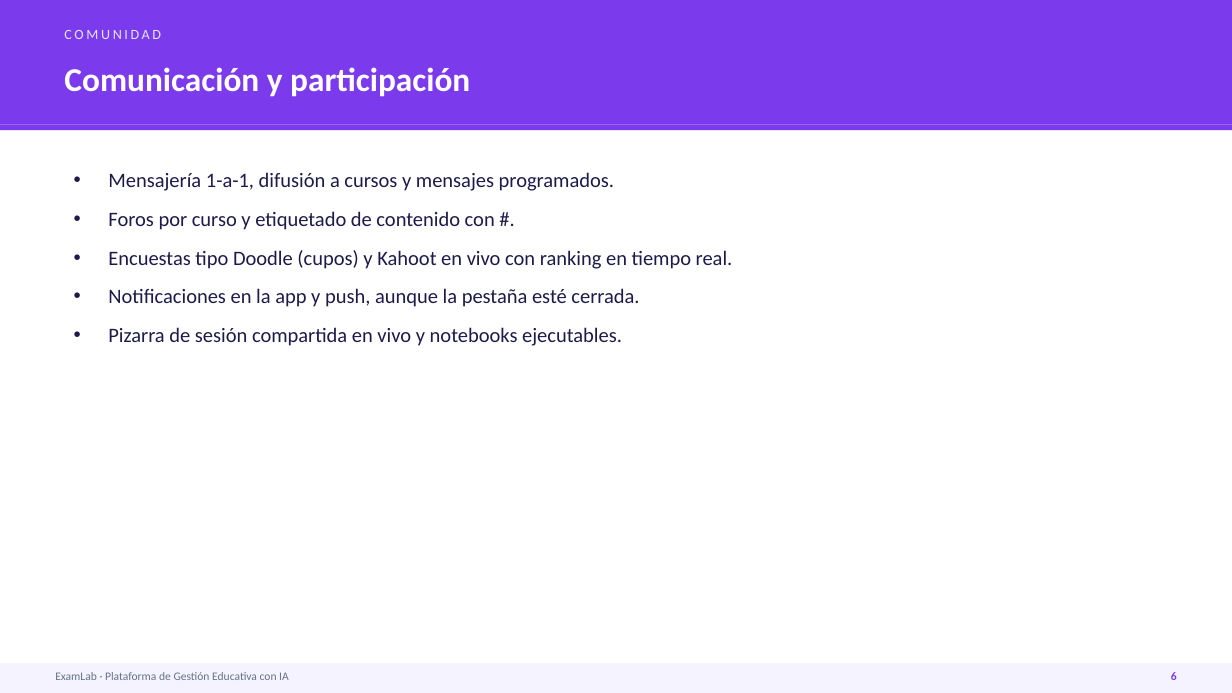
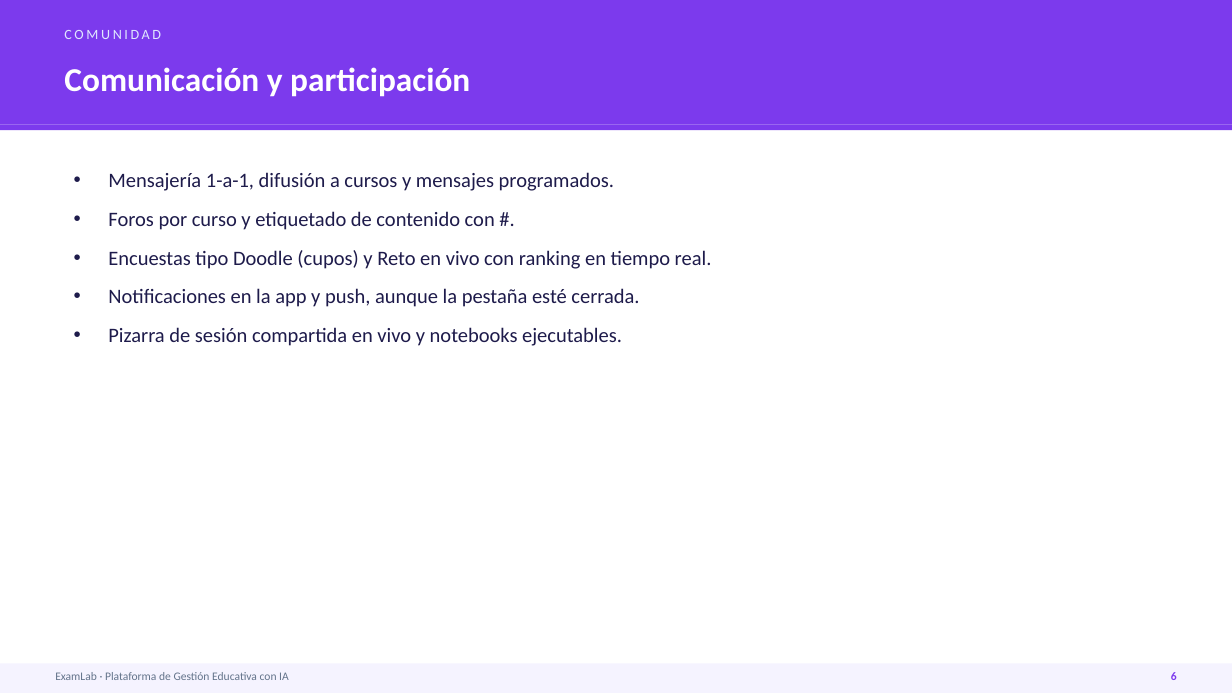
Before and after one commit to AndresDFX/examlab, a slide deck: slide 7 of docs/demos/presentacion/ExamLab-Presentacion-General.pptx. Drawn at 1232x693 pixels with LibreOffice and Linux fonts; fonts in the diff are those of the drawing. Boxes give left, top, right and bottom in pixels: in the first picture for what was removed or moved away, otherwise in the second. Text is boxed around its words. In the diff, an @@ line names an element or a change of style, - is before the commit and + after.

```diff
--- a/docs/demos/presentacion/ExamLab-Presentacion-General.pptx
+++ b/docs/demos/presentacion/ExamLab-Presentacion-General.pptx
@@ text at <box>108,250,712,269</box>: text changed @@
-• Encuestas tipo Doodle (cupos) y Kahoot en vivo con ranking en tiempo real.
+• Encuestas tipo Doodle (cupos) y Reto en vivo con ranking en tiempo real.
```
Also in this commit, not shown: 1 other slide changed, 17 other files.
